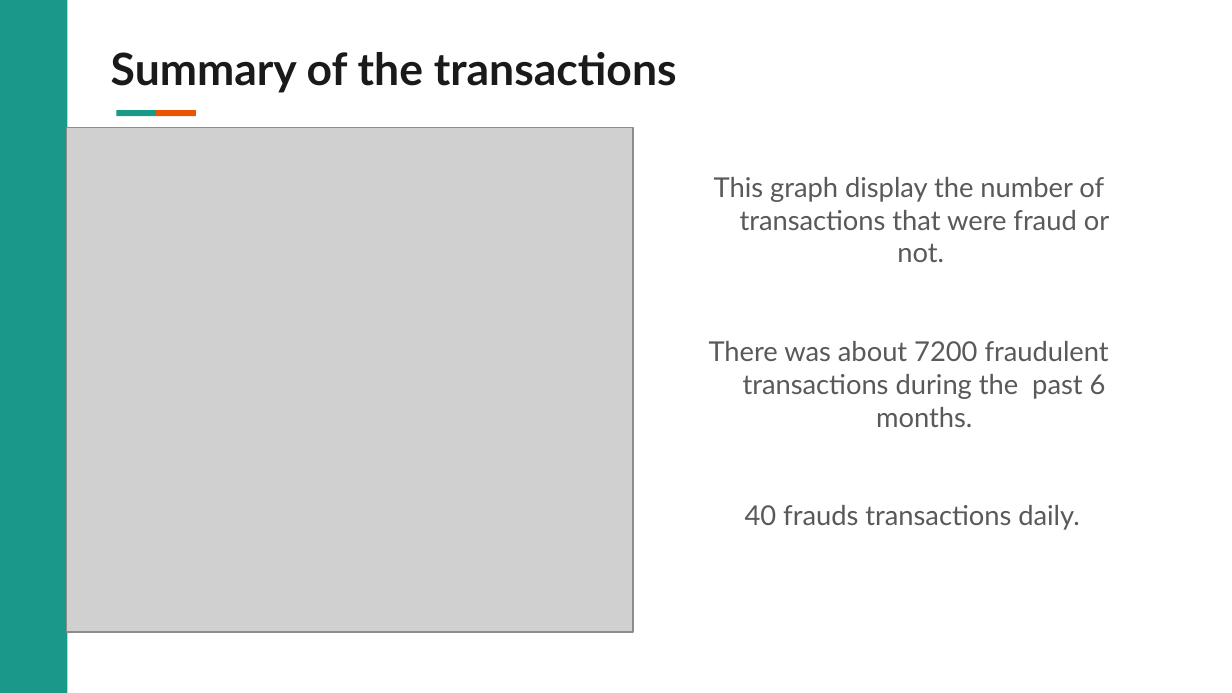
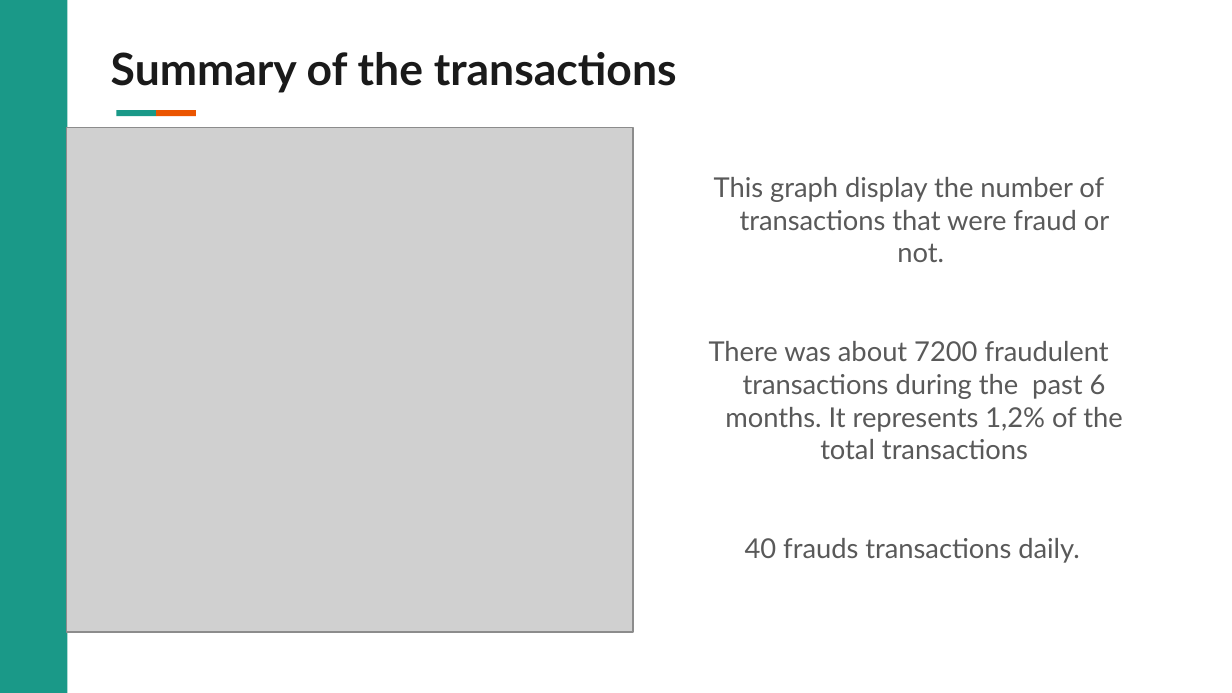
Before and after one commit to VIP509/Business-Intelligence-Project, a slide deck: slide 7 of BI Project Presentation .pptx. Drawn at 1232x693 pixels with LibreOffice and Linux fonts; fonts in the diff are those of the drawing; grey boxes stand for pictures; background and template pictures are left out. Boxes give left, top, right and bottom in pixels: in the first picture for what was removed or moved away, otherwise in the second. Text is boxed around its words. In the diff, an @@ line names an element or a change of style, - is before the commit and + after.

Commit message:
updated(fixing typos)

```diff
--- a/BI Project Presentation .pptx
+++ b/BI Project Presentation .pptx
@@ text at [709,341,1122,459]: text changed @@
-There was about 7200 fraudulent transactions during the past 6 months.
+There was about 7200 fraudulent transactions during the past 6 months. It represents 1,2% of the total transactions
```
